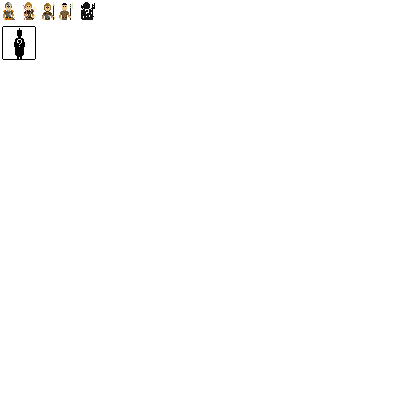
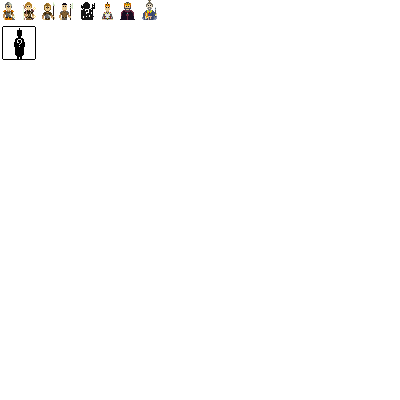
Two versions of the same layered image (400x400). Layer-by-layer changes:
added layer "Counsellor Icon" above "Old Kings Icon" over [142, 0, 157, 20]
added layer "Old Kings Icon" above "Player Icon" over [120, 2, 135, 20]
added layer "Player Icon" above "Unknown Hero Icon" over [102, 2, 113, 20]
